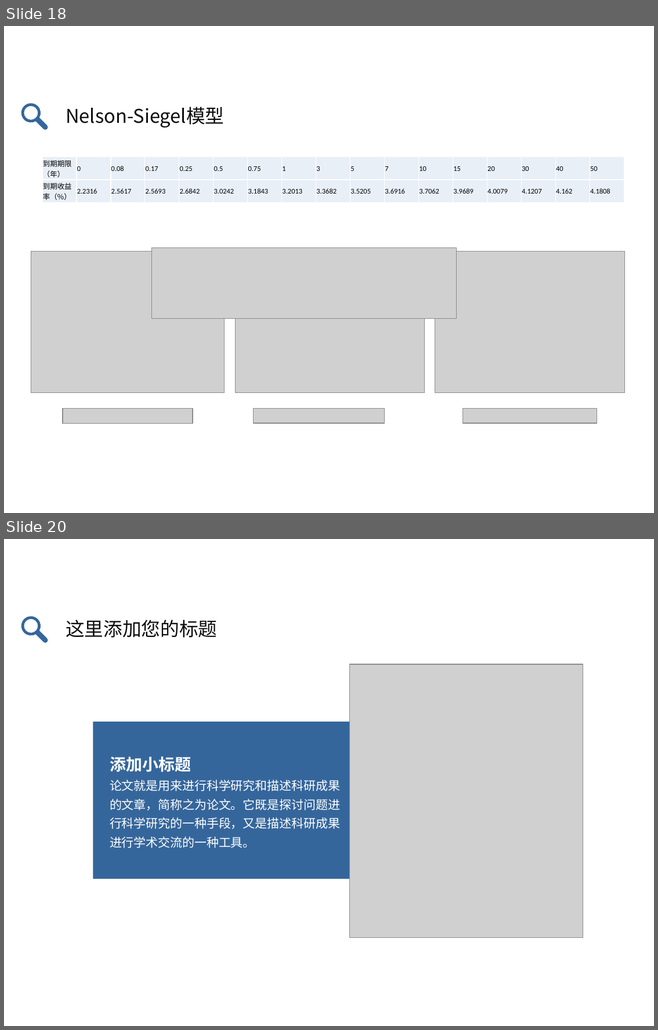
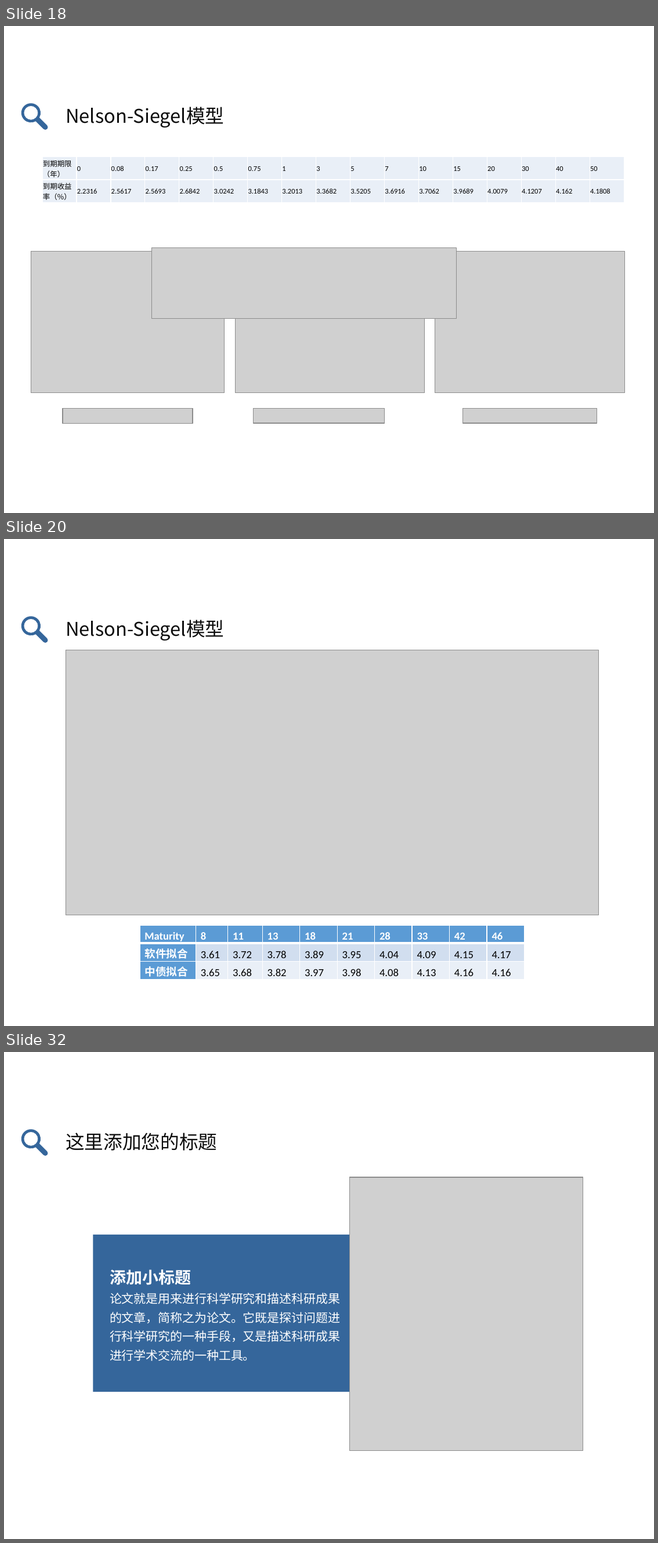
Before and after one commit to zhongdeming428/graduation-design, a slide deck: 阶段性报告/毕设答辩.pptx. Shown one above the other, each under a label of ours: slides 18 and 20 before the commit, slides 18, 20 and 32 after it; the slides between them are not shown. The pictures are 658x1030 and 658x1543 pixels, drawn with LibreOffice and Linux fonts; fonts in the diff are those of the drawing; grey boxes stand for pictures. Boxes give left, top, right and bottom in pixels: in the first picture for what was removed or moved away, otherwise in the second. Text is boxed around its words. In the diff, an @@ line names an element or a change of style, - is before the commit and + after.

```diff
--- a/阶段性报告/毕设答辩.pptx
+++ b/阶段性报告/毕设答辩.pptx
@@ slide 20 added at bbox=[4, 539, 654, 1026], background #FFFFFF @@
@@ freeform shape added at bbox=[20, 616, 48, 643], fill #35669B @@
@@ text added at bbox=[65, 620, 224, 641], 21 pt, text #0D0D0D @@
+Nelson-Siegel模型
@@ picture added at bbox=[65, 650, 598, 915] @@
@@ table added at bbox=[140, 925, 525, 979], 3 rows, 10 columns @@
+Maturity | 8 | 11 | 13 | 18 | 21 | 28 | 33 | 42 | 46
+软件拟合 | 3.61 | 3.72 | 3.78 | 3.89 | 3.95 | 4.04 | 4.09 | 4.15 | 4.17
+中债拟合 | 3.65 | 3.68 | 3.82 | 3.97 | 3.98 | 4.08 | 4.13 | 4.16 | 4.16
@@ what was slide 20 is now slide 32 @@
```
Also in this commit, not shown: 1 slide changed, 11 other slides added, 1 slide removed, 1 other file.
